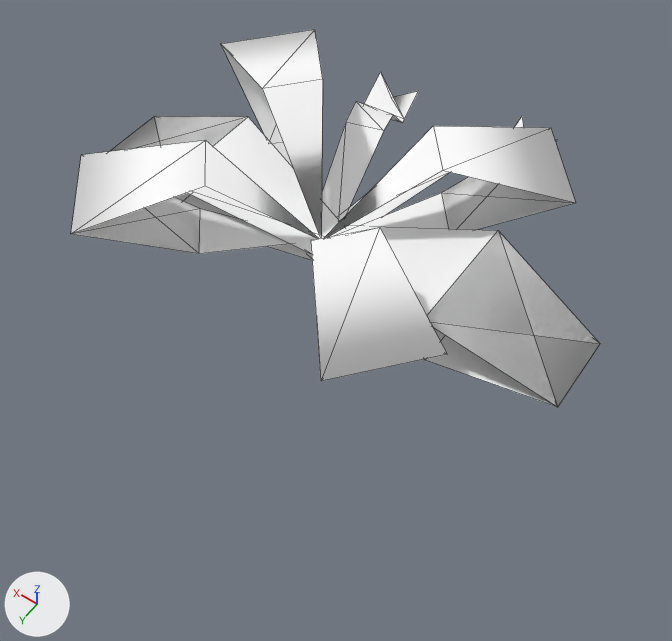
The OBJ model Assets/Art/Nova1492/GXConverted/Models/Environment/Props/datan_common_Xmas_03_b4d5b75e.obj: old version first, new version second.
Both versions are drawn from a 50 mm camera at (-0.692, 0.956, 1.489) aimed at (-0.011, 0.002, -0.01). The lights are fixed; the arrows at lower left show +X, +Y and +Z. The older version comes first. Mesh edges are drawn as thin lines. Where no turn or scale is listed for an object, it has been applied to the vertices.

In view in the first picture: 'datan_common_Xmas_03_b4d5b75e'.
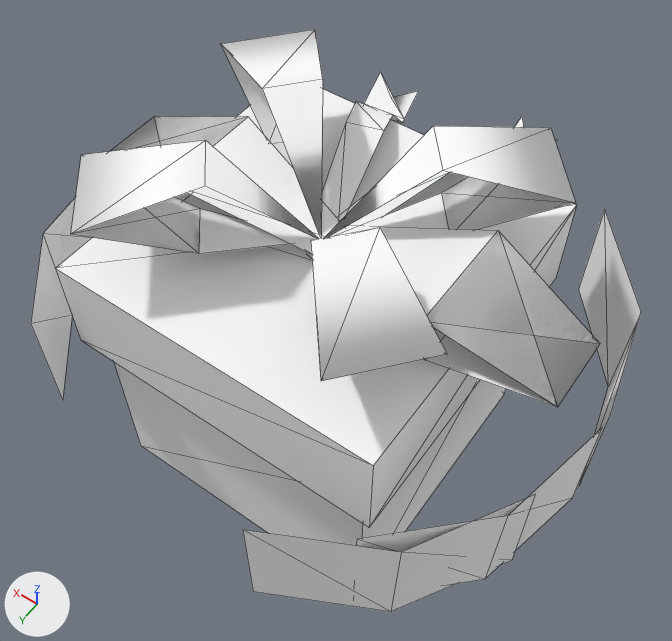
Changed parts and their boxes (x1, y1, x2, y2) in the pictures (672 x 641 px):
'datan_common_Xmas_03_b4d5b75e_mesh04', added
    after: (55, 89, 577, 546)
'datan_common_Xmas_03_b4d5b75e_mesh01', added
    after: (243, 494, 536, 612)
'datan_common_Xmas_03_b4d5b75e_mesh00', added
    after: (356, 429, 602, 585)
'datan_common_Xmas_03_b4d5b75e_mesh02', added
    after: (579, 209, 641, 484)
'datan_common_Xmas_03_b4d5b75e_mesh03', added
    after: (31, 197, 92, 400)

Edits to the bpy script that builds the scene:
```text
Add me_datan_common_xmas_03_b4d5b75e_mesh04:
    me_datan_common_xmas_03_b4d5b75e_mesh04.from_pydata(...)  # 16 vertices, 18 faces; spans x -0.324..0.374, y -0.357..0.341, z -0.435..0.21
    me_datan_common_xmas_03_b4d5b75e_mesh04.materials.append(mat_datan_common_xmas_03_b4d5b75e)  # white #ffffff
Add me_datan_common_xmas_03_b4d5b75e_mesh03:
    me_datan_common_xmas_03_b4d5b75e_mesh03.from_pydata([(0.576, 0.015, -0.128), (0.576, 0.015, 0.128), (0.526, 0.254, 0.133), (0.521, 0.256, -0.122), (0.359, 0.435, 0.156), (0.358, 0.435, -0.094)], [], [(0, 1, 2), (2, 3, 0), (3, 2, 4), (4, 5, 3)])
    me_datan_common_xmas_03_b4d5b75e_mesh03.materials.append(mat_datan_common_xmas_03_b4d5b75e)  # white #ffffff
Add me_datan_common_xmas_03_b4d5b75e_mesh02:
    me_datan_common_xmas_03_b4d5b75e_mesh02.from_pydata([(-0.576, -0.015, -0.128), (-0.576, -0.015, 0.128), (-0.526, -0.254, 0.133), (-0.521, -0.256, -0.122), (-0.359, -0.435, 0.156), (-0.358, -0.435, -0.094)], [], [(0, 1, 2), (2, 3, 0), (3, 2, 4), (4, 5, 3)])
    me_datan_common_xmas_03_b4d5b75e_mesh02.materials.append(mat_datan_common_xmas_03_b4d5b75e)  # white #ffffff
Add me_datan_common_xmas_03_b4d5b75e_mesh01:
    me_datan_common_xmas_03_b4d5b75e_mesh01.from_pydata([(-0.543, 0.193, -0.128), (-0.543, 0.193, 0.128), (-0.421, 0.404, 0.133), (-0.417, 0.405, -0.122), (-0.207, 0.525, 0.156), (-0.206, 0.525, -0.094)], [], [(0, 1, 2), (2, 3, 0), (3, 2, 4), (4, 5, 3)])
    me_datan_common_xmas_03_b4d5b75e_mesh01.materials.append(mat_datan_common_xmas_03_b4d5b75e)  # white #ffffff
Add me_datan_common_xmas_03_b4d5b75e_mesh00:
    me_datan_common_xmas_03_b4d5b75e_mesh00.from_pydata([(-0.576, 0.015, -0.128), (-0.576, 0.015, 0.128), (-0.526, 0.254, 0.133), (-0.521, 0.256, -0.122), (-0.359, 0.435, 0.156), (-0.358, 0.435, -0.094)], [], [(0, 1, 2), (2, 3, 0), (3, 2, 4), (4, 5, 3)])
    me_datan_common_xmas_03_b4d5b75e_mesh00.materials.append(mat_datan_common_xmas_03_b4d5b75e)  # white #ffffff
Add ob_datan_common_xmas_03_b4d5b75e_mesh04:
    ob_datan_common_xmas_03_b4d5b75e_mesh04 = bpy.data.objects.new('datan_common_Xmas_03_b4d5b75e_mesh04', me_datan_common_xmas_03_b4d5b75e_mesh04)
    ob_datan_common_xmas_03_b4d5b75e_mesh04.location = (0.0, 0.0, 0.0)
Add ob_datan_common_xmas_03_b4d5b75e_mesh03:
    ob_datan_common_xmas_03_b4d5b75e_mesh03 = bpy.data.objects.new('datan_common_Xmas_03_b4d5b75e_mesh03', me_datan_common_xmas_03_b4d5b75e_mesh03)
    ob_datan_common_xmas_03_b4d5b75e_mesh03.location = (0.0, 0.0, 0.0)
Add ob_datan_common_xmas_03_b4d5b75e_mesh02:
    ob_datan_common_xmas_03_b4d5b75e_mesh02 = bpy.data.objects.new('datan_common_Xmas_03_b4d5b75e_mesh02', me_datan_common_xmas_03_b4d5b75e_mesh02)
    ob_datan_common_xmas_03_b4d5b75e_mesh02.location = (0.0, 0.0, 0.0)
Add ob_datan_common_xmas_03_b4d5b75e_mesh01:
    ob_datan_common_xmas_03_b4d5b75e_mesh01 = bpy.data.objects.new('datan_common_Xmas_03_b4d5b75e_mesh01', me_datan_common_xmas_03_b4d5b75e_mesh01)
    ob_datan_common_xmas_03_b4d5b75e_mesh01.location = (0.0, 0.0, 0.0)
Add ob_datan_common_xmas_03_b4d5b75e_mesh00:
    ob_datan_common_xmas_03_b4d5b75e_mesh00 = bpy.data.objects.new('datan_common_Xmas_03_b4d5b75e_mesh00', me_datan_common_xmas_03_b4d5b75e_mesh00)
    ob_datan_common_xmas_03_b4d5b75e_mesh00.location = (0.0, 0.0, 0.0)
```
